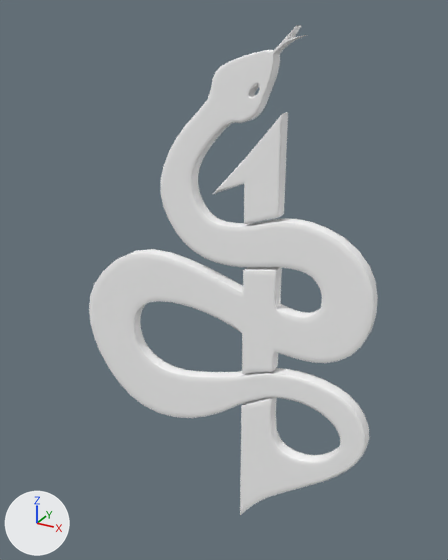
A saved change to the glTF model public/pendant.glb.
One viewpoint serves both versions: a camera (50 mm lens) standing at (0.0623, -0.1155, 0.1325) and looking at (-0.0005, -0.0012, 0.0754). Every picture has the same lights, and +X, +Y and +Z are marked at lower left.
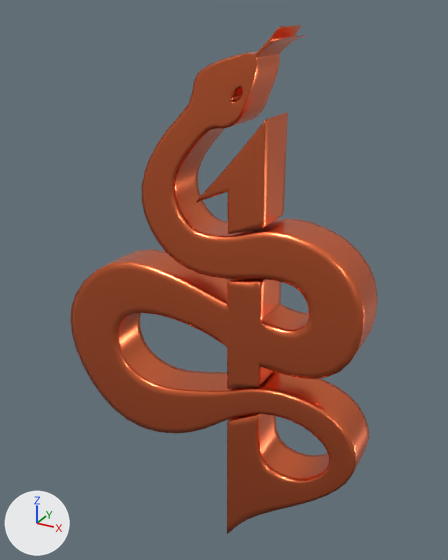
Patch to the scene script:
```diff
--- a/public/pendant.glb.py
+++ b/public/pendant.glb.py
@@ mat_aistandardsurface1 @@
 mat_aistandardsurface1 = principled_material('aiStandardSurface1')
-mat_aistandardsurface1.base_color = (1.0, 1.0, 1.0)  # white #ffffff
-mat_aistandardsurface1.roughness = 0.553
+mat_aistandardsurface1.base_color = (1.0, 0.212, 0.0802)  # orange #ff7f50
+mat_aistandardsurface1.roughness = 0.285
+mat_aistandardsurface1.metallic = 1.0
@@ ob_pplane2 @@
 ob_pplane2.rotation_euler = (1.571, 0.0, 0.0)  # degrees (90, 0, 0)
-ob_pplane2.scale = (0.01, 0.01, 0.01)
+ob_pplane2.scale = (0.01, 0.01, 0.0339)
```

Where the change shows, as pixel boxes [x1, y1, x2, y2] in the pictures (448 x 560 px):
'pPlane2', recoloured, surface changed, rescaled (7% wider)
    before: [89, 25, 378, 515]
    after: [70, 25, 378, 534]
